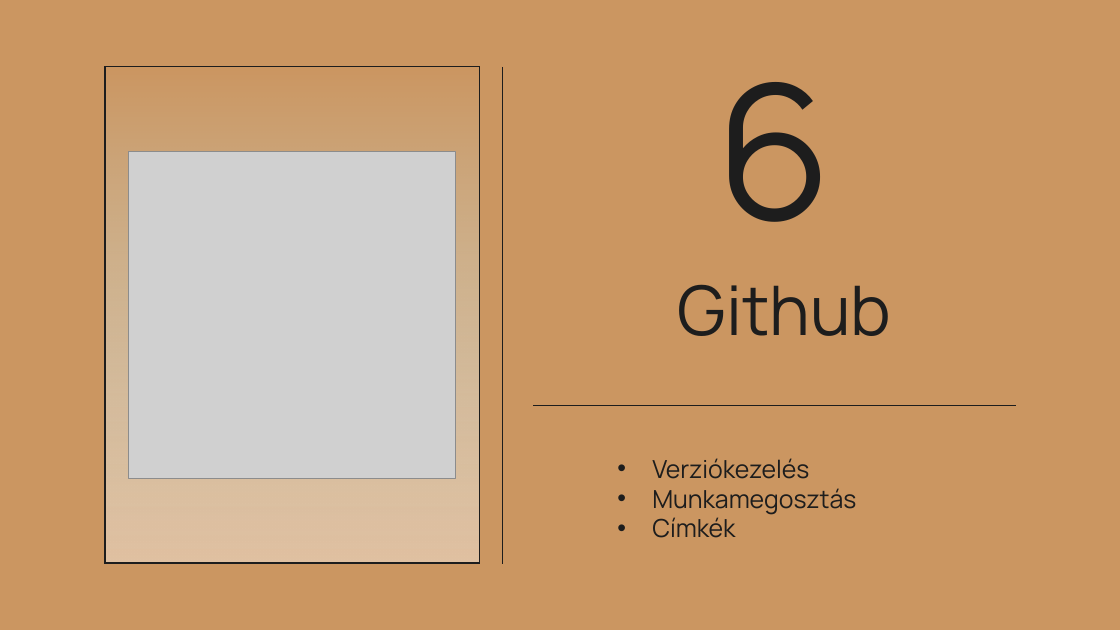
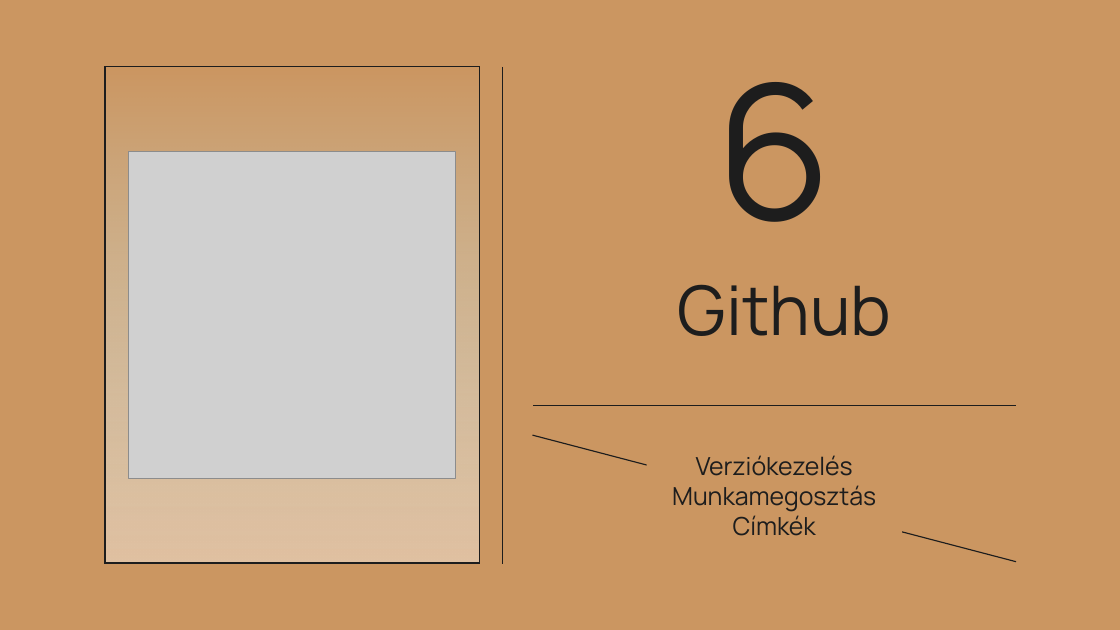
Before and after one commit to kovacspeter07/Proj-Coffee-9c, a slide deck: slide 17 of Prezentáció.pptx. Drawn at 1120x630 pixels with LibreOffice and Linux fonts; fonts in the diff are those of the drawing; grey boxes stand for pictures. Boxes give left, top, right and bottom in pixels: in the first picture for what was removed or moved away, otherwise in the second. Text is boxed around its words. In the diff, an @@ line names an element or a change of style, - is before the commit and + after.

```diff
--- a/Prezentáció.pptx
+++ b/Prezentáció.pptx
@@ line added from (1016, 562) to (532, 436), #1D1D1D 0.75 pt @@
@@ subtitle "Verziókezelés": place and size @@
-subtitle "Verziókezelés" at [652,458,856,538]
+subtitle "Verziókezelés" at [672,455,876,536]
@@ subtitle "Verziókezelés" at [672,455,876,536]: alignment left to centre; bullet • to none @@
```
Also in this commit, not shown: 7 other slides changed, 1 slide added, 1 slide removed.
